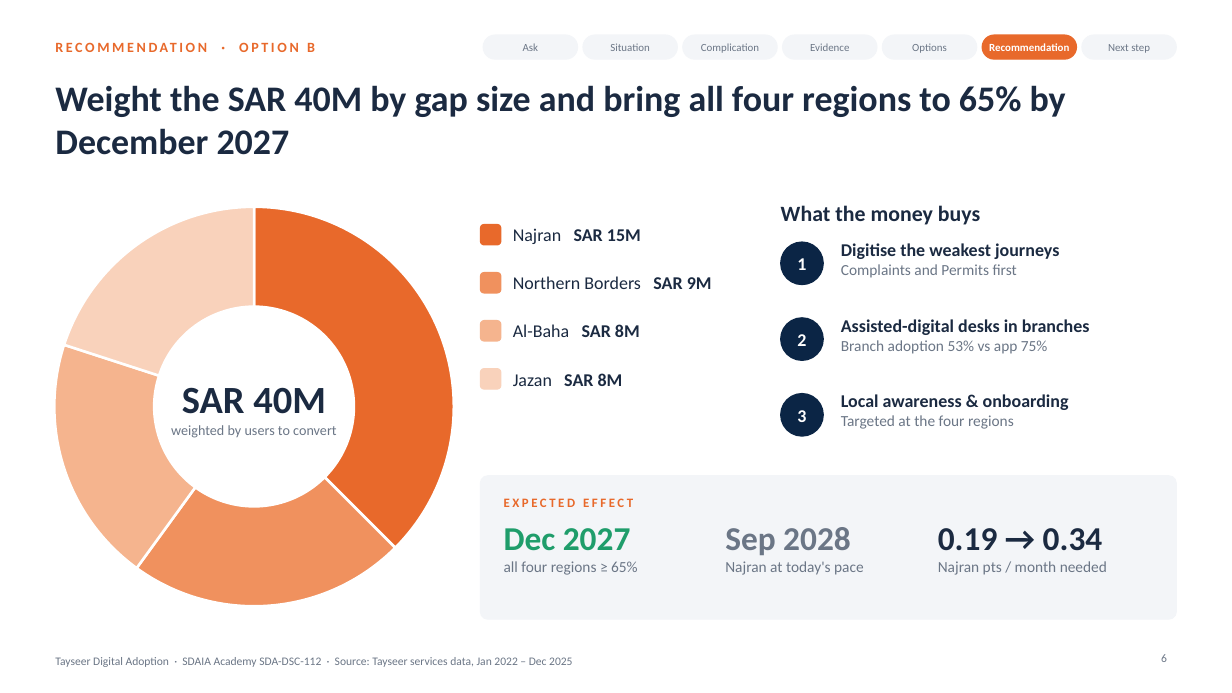
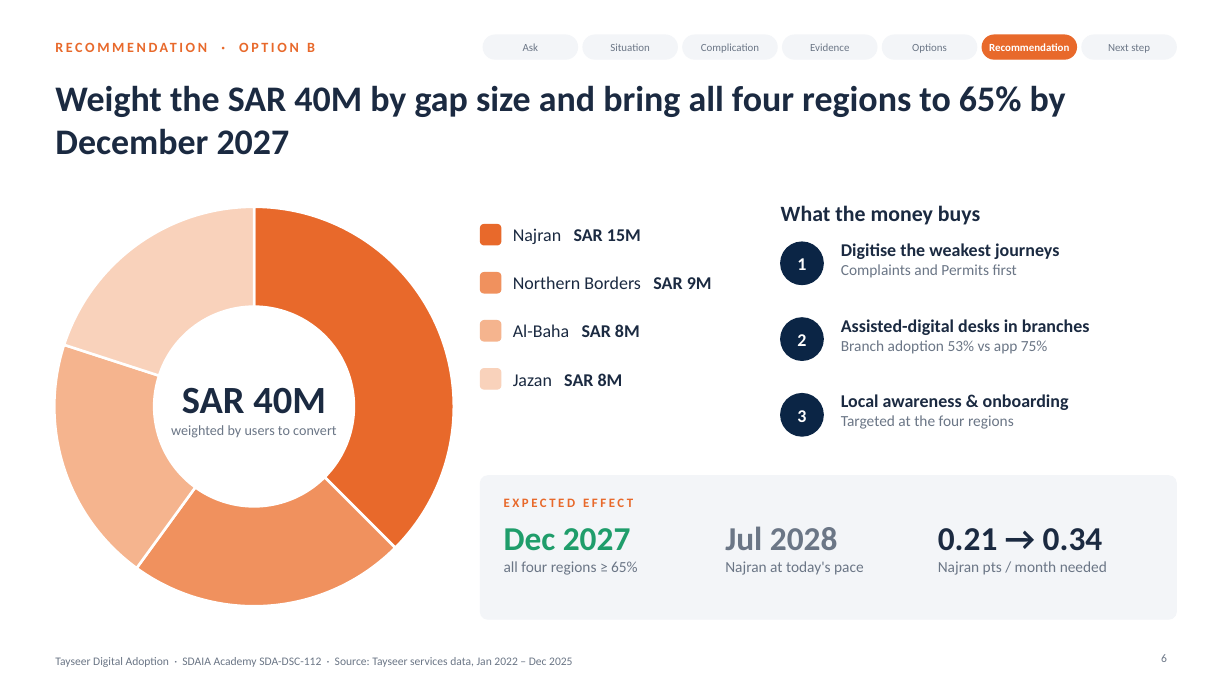
Before and after one commit to yalmutairi72-cpu/tayseer-capstone, a slide deck: slide 6 of presentation/Tayseer_Capstone_Executive_Story.pptx. Drawn at 1232x693 pixels with LibreOffice and Linux fonts; fonts in the diff are those of the drawing. Boxes give left, top, right and bottom in pixels: in the first picture for what was removed or moved away, otherwise in the second. Text is boxed around its words. In the diff, an @@ line names an element or a change of style, - is before the commit and + after.

```diff
--- a/presentation/Tayseer_Capstone_Executive_Story.pptx
+++ b/presentation/Tayseer_Capstone_Executive_Story.pptx
@@ text at [725, 526, 838, 550]: text changed @@
-Sep 2028
+Jul 2028
@@ text at [938, 528, 1103, 551]: text changed @@
-0.19 → 0.34
+0.21 → 0.34
```
Also in this commit, not shown: 4 other slides changed, 8 other files.
